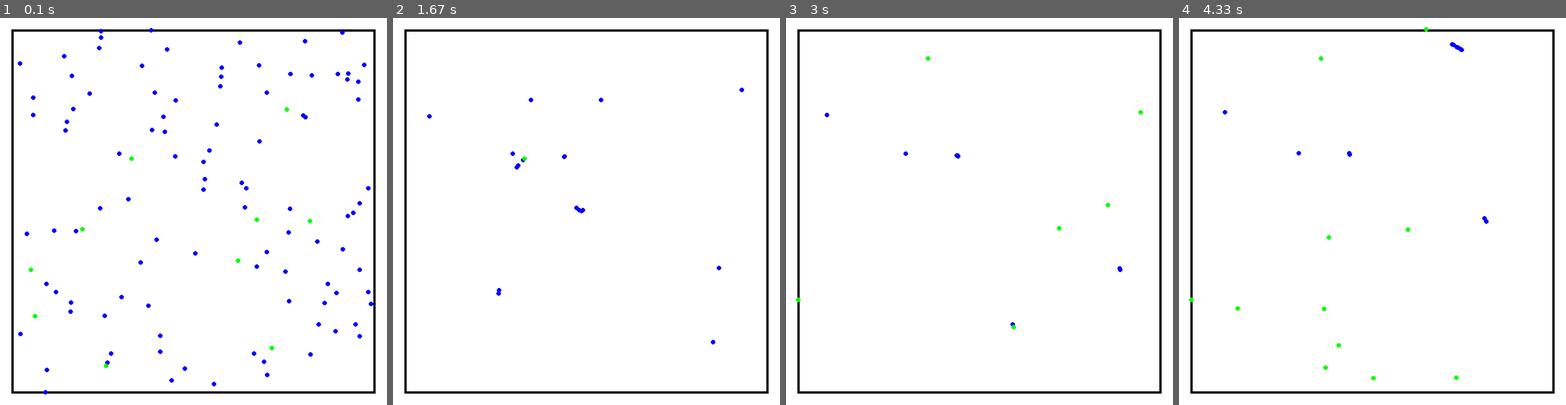
Above: before the commit, frames 1-4 (left to right).
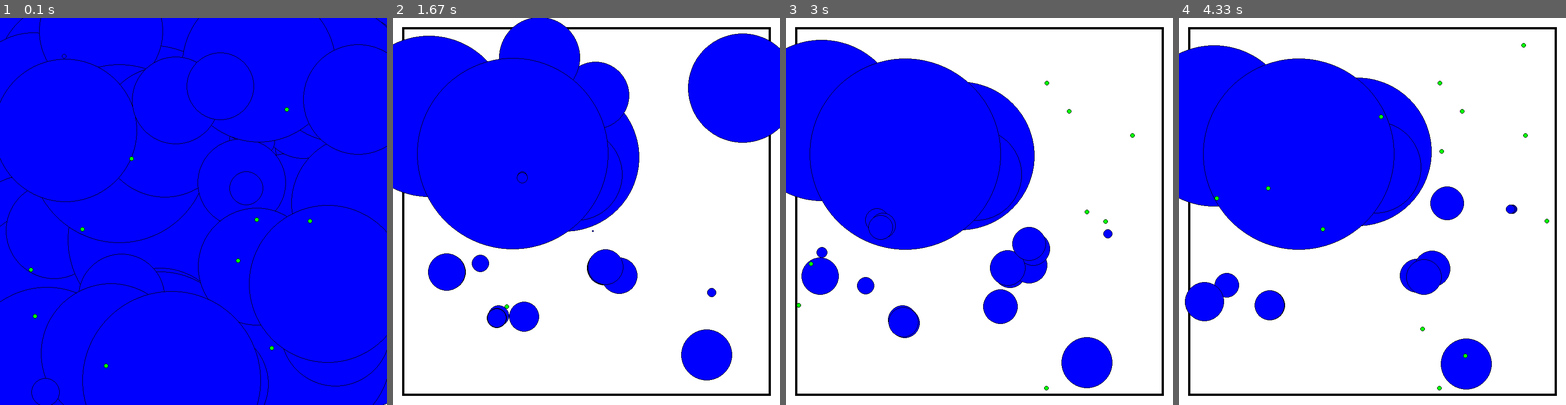
Above: after the commit, the same moments.

Repository: LeoBasov/live-sim
Game: pygame game, started from app/gui_pygame/main.py
The game is run twice, just before and just after one commit, with the same random seed, the same clock (stepped at 60 frames per second) and the same inputs.
Inputs:
- Up to frame 1 (0.1 s): no input
- Up to frame 2 (1.67 s): hold R 0.33-0.8 s; tap Space at 0.83, 1.17, 1.57 s
- Up to frame 3 (3 s): tap Space at 1.87, 2.07, 2.4, 2.7, 2.9 s
- Up to frame 4 (4.33 s): tap Space at 3.2, 3.47, 3.8, 4.1, 4.23 s

The runs differ from the first frame. In frame 1, 99% of the frame differs, in the area x 0-100%, y 0-100%; in frame 2, 42%; in frame 3, 36%; in frame 4, 35%.

Commit message:
Added reset function.

Diff:
--- a/app/gui_pygame/main.py
+++ b/app/gui_pygame/main.py
@@ -16,6 +16,7 @@
 RED = (255, 0, 0)
 GREEN = (0, 255, 0)
 BLUE = (0, 0, 255)
+BLACK = (0, 0, 0)
 
 def main():
 	#initiize pygame
@@ -47,7 +48,7 @@
 
 		for creature in wrld.creatures:
 			point = (25 + 40*creature.position[0], 25 + 40*creature.position[1], 25 + 40*creature.position[2])
-			_draw_point(DISPLAYSURF, point, BLUE)
+			_draw_point(DISPLAYSURF, point, BLUE, int(max(1, creature.size*20)))
 
 		for food in wrld.food:
 			point = (25 + 40*food.position[0], 25 + 40*food.position[1], 25 + 40*food.position[2])
@@ -60,6 +61,8 @@
 			elif event.type == KEYDOWN:
 				if event.key == K_SPACE:
 					RUN = not RUN
+				elif event.key == K_r:
+					reset(wrld, creature_number, creature_sense, creature_speed, creature_size, food_number)
 
 		pygame.display.update()
 		fps_clock.tick(FPS)
@@ -70,11 +73,16 @@
 			if wrld.time == 0 and len(wrld.creatures) > 0:
 				wrld.generate_food(food_number)
 
+def reset(wrld, creature_number, creature_sense, creature_speed, creature_size, food_number):
+	wrld.generate_creatures(creature_number, creature_sense, creature_speed, creature_size)
+	wrld.generate_food(food_number)
+
 def draw_frame(display_surf):
-	pygame.draw.rect(display_surf, (0, 0, 0), (25, 25, 850 - 50, 850 - 50), 5)
+	pygame.draw.rect(display_surf, (0, 0, 0), (20, 20, 850 - 40, 850 - 40), 5)
 
 def _draw_point(surface_surf, point, color, size = 5):
 		pygame.draw.circle(surface_surf, color, (int(point[0]), int(point[1])), size, 0)
+		pygame.draw.circle(surface_surf, BLACK, (int(point[0]), int(point[1])), size, min(size, 1))
 
 if __name__ == "__main__":
 	main()
